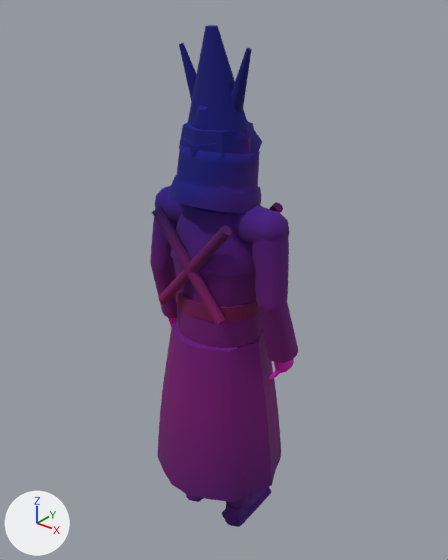
The glTF model assets/kit/skel_precentress.glb as it was, and as the next commit left it.
One viewpoint serves both versions: a 50 mm camera at (1.345, -1.65, 2.174) aimed at (-0.014, 0.05, 1.12). The lights are fixed; the arrows at lower left show +X, +Y and +Z. The first picture is the older version. Vertices at exactly the same position are counted once.

The first picture shows 'precentress'.
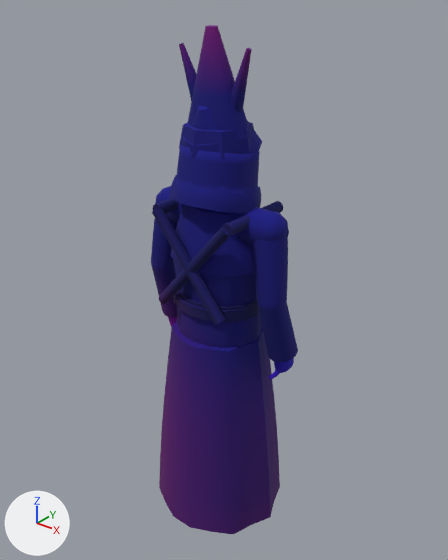
What differs and where, as boxes [x1, y1, x2, y2] in the pictures (448 x 560 px; the box of a moved part takes in the faces that stretch with it):
'precentress', reshaped: before [150, 25, 298, 527]; after [151, 25, 298, 534]
part 1 of me_precentress, added (blue): after [174, 293, 259, 321]
part 2 of me_precentress, added: after [152, 199, 179, 213]
part 3 of me_precentress, added (blue): after [223, 201, 283, 236]
part 4 of me_precentress, moved or reshaped (mostly hidden): before [232, 213, 243, 220]; after [233, 213, 244, 219]
part 5 of me_precentress, moved or reshaped: before [157, 328, 281, 502]; after [159, 328, 280, 534]
part 6 of me_precentress, recoloured: before [150, 25, 298, 527]; after [151, 25, 298, 534]

The edits, one by one:
me_precentress is used by ob_precentress; location (0.0, 0.0, 0.0).
me_precentress had 2923 vertices, 5544 faces and spanned x -0.33..0.33, y -0.26..0.26, z 0.0..2.04.
me_precentress now has 3051 vertices, 5788 faces and spans x -0.33..0.33, y -0.26..0.26, z 0.0..2.04.
me_precentress part 1: the loose piece of 48 vertices spanning x -0.18..0.18, y -0.15..0.15, z 1.05..1.11 is copied, and the copy is scaled about its middle by (1.01, 1.09, 0.667), in mat_m_bronze; it spans x -0.18..0.18, y -0.17..0.16, z 1.06..1.1.
me_precentress part 2: a new loose piece of 40 vertices spanning x -0.18..-0.14, y -0.15..0.15, z 1.41..1.45, in mat_m_bronze.
me_precentress part 3: a new loose piece of 40 vertices spanning x 0.14..0.18, y -0.15..0.15, z 1.41..1.45, in mat_m_bronze.
Part 4, on me_precentress:
2 vertices are removed from x -0.22..0.22, y 0.0, z 1.33.
26 faces are deleted.
6 vertices move from x -0.11..0.11, y -0.04..0.04, z 1.47..1.48 to x -0.11..0.11, y -0.03..0.03, z 1.46..1.47.
2 vertices are added at (-0.23, 0.0, 1.33), (0.23, 0.0, 1.33).
26 new faces join them, mat_m_robe_boss.
Part 5, on me_precentress:
18 vertices in x -0.21..0.21, y -0.2..0.2, z 0.81 move by (0.0, 0.0, -0.04).
18 vertices in x -0.24..0.24, y -0.22..0.22, z 0.68 move by (0.0, 0.0, -0.08).
18 vertices in x -0.25..0.25, y -0.23..0.23, z 0.54 move by (0.0, 0.0, -0.1).
18 vertices in x -0.27..0.27, y -0.25..0.25, z 0.41 move by (0.0, 0.0, -0.14).
18 vertices in x -0.28..0.28, y -0.26..0.26, z 0.28 move by (0.0, 0.0, -0.18).
me_precentress part 6: 4919 kept faces spanning x -0.33..0.33, y -0.26..0.26, z 0.0..2.04 get new vertex colours.
